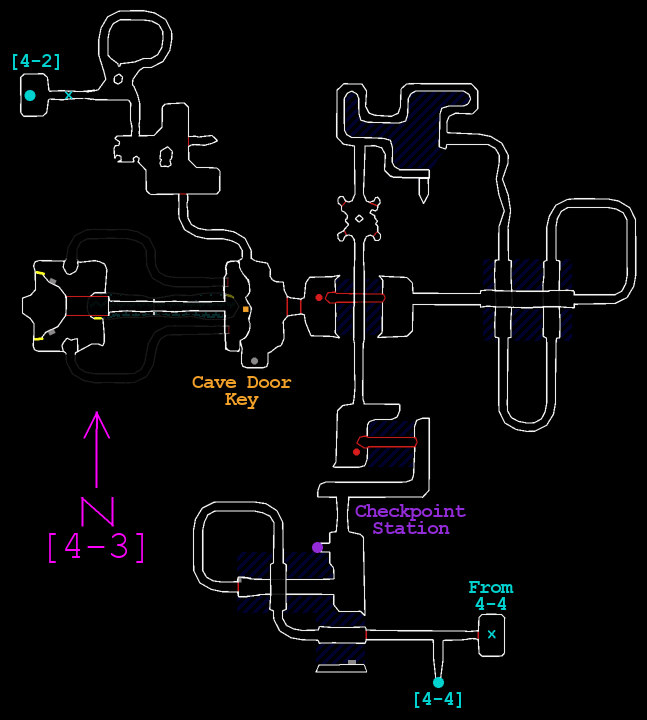
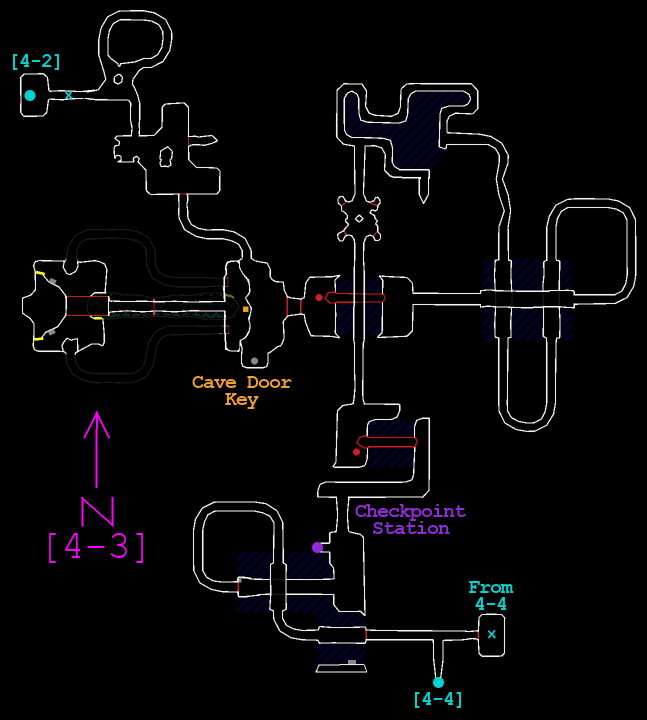
Comparing the layer stacks of the two 647x720 images. Changes:
painted on "water" over [417, 179, 429, 199]
painted on "main" over [153, 176, 428, 315]